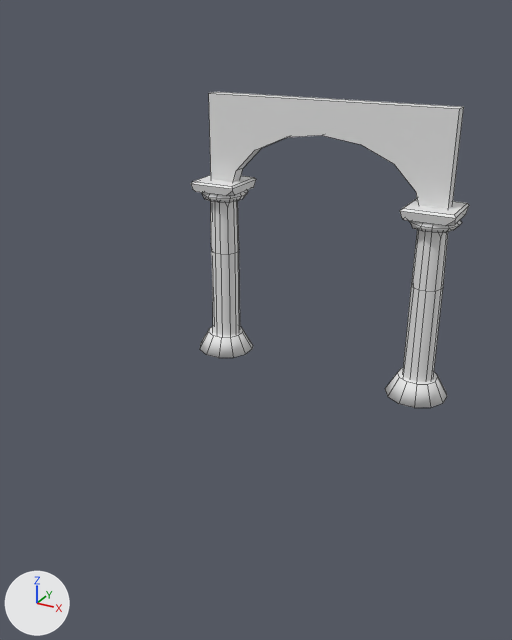
A saved change to the FBX model Assets/Asset 3D/Arc_Column.fbx.
One viewpoint serves both versions: a camera (50 mm lens) standing at (2.78, -6.38, 3.6) and looking at (-0.38, -0.65, 0.73). Arrows for +X, +Y and +Z are at lower left; the lights stay in place. Mesh edges are drawn as thin lines.

The first picture shows 'Arch_2.008'.
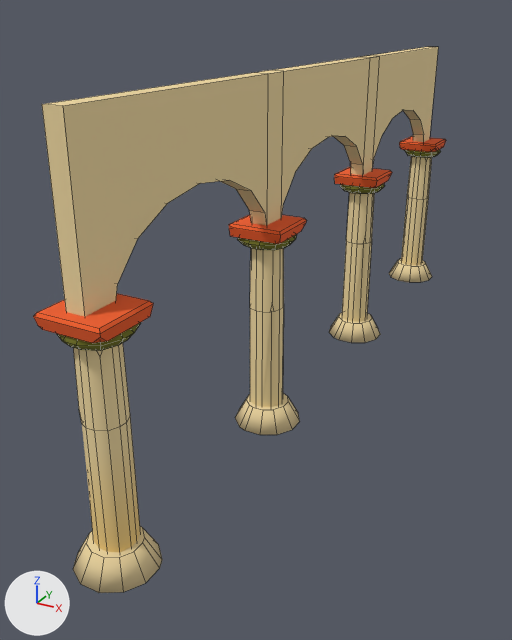
Patch to the scene script:
```diff
--- a/Assets/Asset 3D/Arc_Column.fbx.py
+++ b/Assets/Asset 3D/Arc_Column.fbx.py
@@ me_cube_054 @@
-me_cube_054.from_pydata(...)  # 326 vertices, 221 faces; spans x -1.43..1.44, y -0.31..0.31, z 0.0..2.82
+me_cube_054.from_pydata(...)  # 678 vertices, 455 faces; spans x -0.29..0.33, y -3.7..3.66, z -0.02..3.14
+# me_cube_054 part 1: the loose piece of 26 vertices spanning x 0.83..1.44, y -0.31..0.31, z 0.0..0.2 is moved by (-1.12, 3.35, 0.01), in mat_wood (picture img_palette_color_png)
+# me_cube_054 part 2: the loose piece of 19 vertices spanning x 0.89..1.39, y -0.25..0.26, z 1.84..1.95 is moved by (-1.12, 3.35, 0.01), in mat_wood (picture img_palette_color_png)
+# me_cube_054 part 3: the loose piece of 41 vertices spanning x 0.99..1.29, y -0.14..0.16, z 0.1..1.75 is moved by (-1.12, 3.35, 0.01), in mat_wood (picture img_palette_color_png)
+# me_cube_054 part 4: the loose piece of 64 vertices spanning x 0.89..1.39, y -0.24..0.26, z 1.75..1.86 is moved by (-1.12, 3.35, 0.01), in mat_wood (picture img_palette_color_png)
+# me_cube_054 part 5: the loose piece of 26 vertices spanning x -1.43..-0.82, y -0.31..0.31, z 0.0..0.2 is turned 90 degrees about the z axis through its middle, then moved by (1.15, -1.15, -0.01), in mat_wood (picture img_palette_color_png)
+# me_cube_054 part 6: the loose piece of 19 vertices spanning x -1.38..-0.87, y -0.25..0.26, z 1.84..1.95 is turned 90 degrees about the z axis through its middle, then moved by (1.14, -1.16, -0.01), in mat_wood (picture img_palette_color_png)
+# me_cube_054 part 7: the loose piece of 41 vertices spanning x -1.28..-0.98, y -0.14..0.16, z 0.1..1.75 is turned 90 degrees about the z axis through its middle, then moved by (1.14, -1.16, -0.01), in mat_wood (picture img_palette_color_png)
+# me_cube_054 part 8: the loose piece of 64 vertices spanning x -1.37..-0.88, y -0.24..0.26, z 1.75..1.86 is turned 90 degrees about the z axis through its middle, then moved by (1.14, -1.16, -0.01), in mat_wood (picture img_palette_color_png)
+# me_cube_054 part 9: the loose piece of 26 vertices spanning x 0.83..1.44, y -0.31..0.31, z 0.0..0.2 is copied, and the copy is turned 90 degrees about the z axis through its middle, then moved by (-1.12, 1.11, -0.01), in mat_wood (picture img_palette_color_png); it spans x -0.29..0.33, y 0.81..1.41, z -0.02..0.19
+# me_cube_054 part 10: the loose piece of 19 vertices spanning x 0.89..1.39, y -0.25..0.26, z 1.84..1.95 is copied, and the copy is turned 90 degrees about the z axis through its middle, then moved by (-1.12, 1.1, -0.01), in mat_wood (picture img_palette_color_png); it spans x -0.24..0.27, y 0.86..1.36, z 1.83..1.94
+# me_cube_054 part 11: the loose piece of 41 vertices spanning x 0.99..1.29, y -0.14..0.16, z 0.1..1.75 is copied, and the copy is turned 90 degrees about the z axis through its middle, then moved by (-1.12, 1.1, -0.01), in mat_wood (picture img_palette_color_png); it spans x -0.14..0.16, y 0.96..1.26, z 0.09..1.74
+# me_cube_054 part 12: the loose piece of 64 vertices spanning x 0.89..1.39, y -0.24..0.26, z 1.75..1.86 is copied, and the copy is turned 90 degrees about the z axis through its middle, then moved by (-1.13, 1.1, -0.01), in mat_wood (picture img_palette_color_png); it spans x -0.23..0.26, y 0.87..1.36, z 1.74..1.85
+# me_cube_054 part 13: the loose piece of 26 vertices spanning x 0.83..1.44, y -0.31..0.31, z 0.0..0.2 is copied, and the copy is moved by (-1.12, -3.39, 0.01), in mat_wood (picture img_palette_color_png); it spans x -0.29..0.32, y -3.7..-3.09, z 0.01..0.21
+# me_cube_054 part 14: the loose piece of 19 vertices spanning x 0.89..1.39, y -0.25..0.26, z 1.84..1.95 is copied, and the copy is moved by (-1.12, -3.39, 0.01), in mat_wood (picture img_palette_color_png); it spans x -0.23..0.27, y -3.64..-3.13, z 1.85..1.96
+# me_cube_054 part 15: the loose piece of 41 vertices spanning x 0.99..1.29, y -0.14..0.16, z 0.1..1.75 is copied, and the copy is moved by (-1.12, -3.39, 0.01), in mat_wood (picture img_palette_color_png); it spans x -0.13..0.17, y -3.54..-3.24, z 0.11..1.76
+# me_cube_054 part 16: the loose piece of 64 vertices spanning x 0.89..1.39, y -0.24..0.26, z 1.75..1.86 is copied, and the copy is moved by (-1.12, -3.39, 0.01), in mat_wood (picture img_palette_color_png); it spans x -0.23..0.27, y -3.63..-3.14, z 1.76..1.87
+# me_cube_054 part 17: a new loose piece of 26 vertices spanning x -0.07..0.07, y -3.54..-1.01, z 1.79..3.14, in mat_wood (picture img_palette_color_png)
+# me_cube_054 part 18: a new loose piece of 26 vertices spanning x -0.07..0.07, y 0.95..3.48, z 1.79..3.14, in mat_wood (picture img_palette_color_png)
+# me_cube_054 part 19: a new loose piece of 26 vertices spanning x -0.07..0.07, y -1.28..1.25, z 1.79..3.14, in mat_wood (picture img_palette_color_png)
+# me_cube_054 part 20: the loose piece of 26 vertices spanning x -1.25..1.27, y -0.05..0.09, z 1.8..2.82 is deleted
+me_cube_054.materials.append(mat_wood)  # picture img_palette_color_png
```

Changed parts and their boxes [x1, y1, x2, y2] in the pictures (512 x 640 px; the box of a moved part takes in the faces that stretch with it):
'Arch_2.008', reshaped (48% wider, 73% taller): before [191, 92, 469, 408]; after [33, 47, 446, 593]
part 1 of me_cube_054, moved or reshaped: before [385, 368, 447, 408]; after [389, 259, 432, 282]
part 2 of me_cube_054, moved or reshaped: before [400, 198, 469, 226]; after [399, 136, 446, 152]
part 3 of me_cube_054, moved or reshaped: before [403, 230, 448, 382]; after [401, 156, 432, 265]
part 4 of me_cube_054, moved or reshaped: before [409, 220, 462, 233]; after [404, 150, 441, 158]
part 5 of me_cube_054, moved or reshaped: before [200, 326, 253, 358]; after [235, 393, 300, 435]
part 6 of me_cube_054, moved or reshaped: before [191, 175, 256, 196]; after [229, 215, 307, 244]
part 7 of me_cube_054, moved or reshaped: before [210, 201, 240, 336]; after [250, 248, 284, 407]
part 8 of me_cube_054, moved or reshaped: before [202, 190, 248, 203]; after [237, 234, 297, 250]
part 9 of me_cube_054, added (beige): after [329, 313, 380, 343]
part 10 of me_cube_054, added (brown): after [334, 167, 392, 188]
part 11 of me_cube_054, added (beige): after [342, 192, 374, 322]
part 12 of me_cube_054, added: after [340, 183, 385, 194]
part 13 of me_cube_054, added (beige): after [73, 526, 162, 593]
part 14 of me_cube_054, added (orange): after [33, 293, 154, 343]
part 15 of me_cube_054, added (brown): after [73, 343, 140, 552]
part 16 of me_cube_054, added (yellow): after [57, 323, 141, 351]
part 17 of me_cube_054, added (beige): after [42, 70, 284, 317]
part 18 of me_cube_054, added (beige): after [351, 47, 438, 175]
part 19 of me_cube_054, added (beige): after [269, 57, 373, 218]
part 20 of me_cube_054, deleted: before [209, 92, 464, 209]
